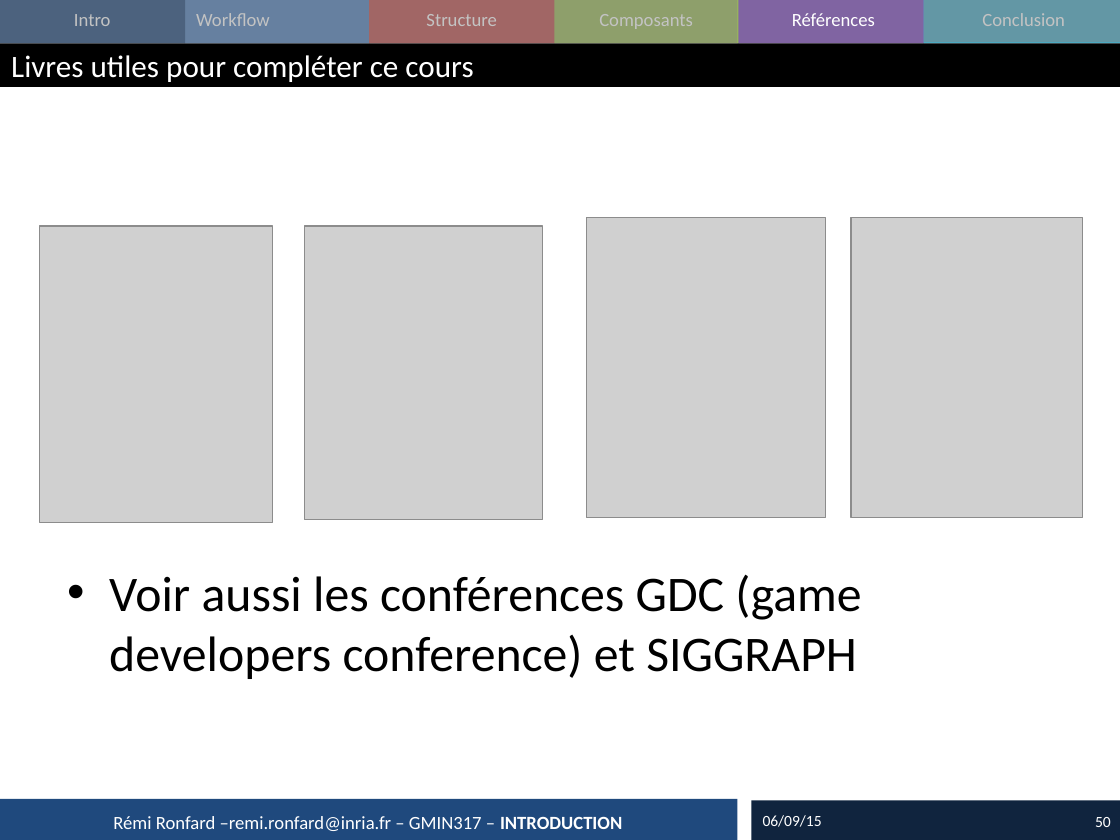
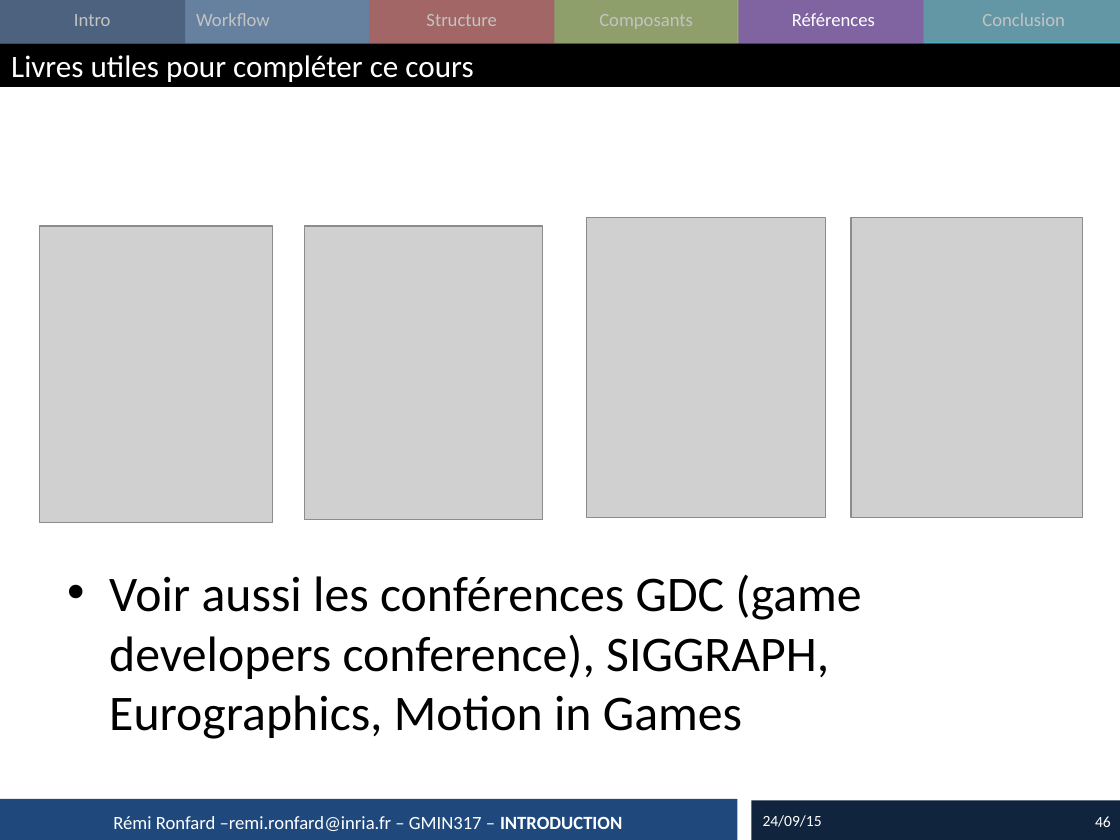
Before and after one commit to imagina-gmin317/imagina-gmin317-2015, a slide deck: slide 46 of cours/2015_02_GameEngine.pptx (slide 50 before the commit). Drawn at 1120x840 pixels with LibreOffice and Linux fonts; fonts in the diff are those of the drawing; grey boxes stand for pictures. Boxes give left, top, right and bottom in pixels: in the first picture for what was removed or moved away, otherwise in the second. Text is boxed around its words. In the diff, an @@ line names an element or a change of style, - is before the commit and + after.

Commit message:
Mise a jour cours et TP 3 et 4

```diff
--- a/cours/2015_02_GameEngine.pptx
+++ b/cours/2015_02_GameEngine.pptx
@@ text at (109,574,861,739): text changed @@
-• Voir aussi les conférences GDC (game developers conference) et SIGGRAPH
+• Voir aussi les conférences GDC (game developers conference), SIGGRAPH, Eurographics, Motion in Games
@@ text at (763,815,822,827): text changed @@
-06/09/15
+24/09/15
@@ page number at (1095,816,1111,827): text changed @@
-50
+46
```
Also in this commit, not shown: 45 other slides changed, 4 slides removed, 25 other files.
